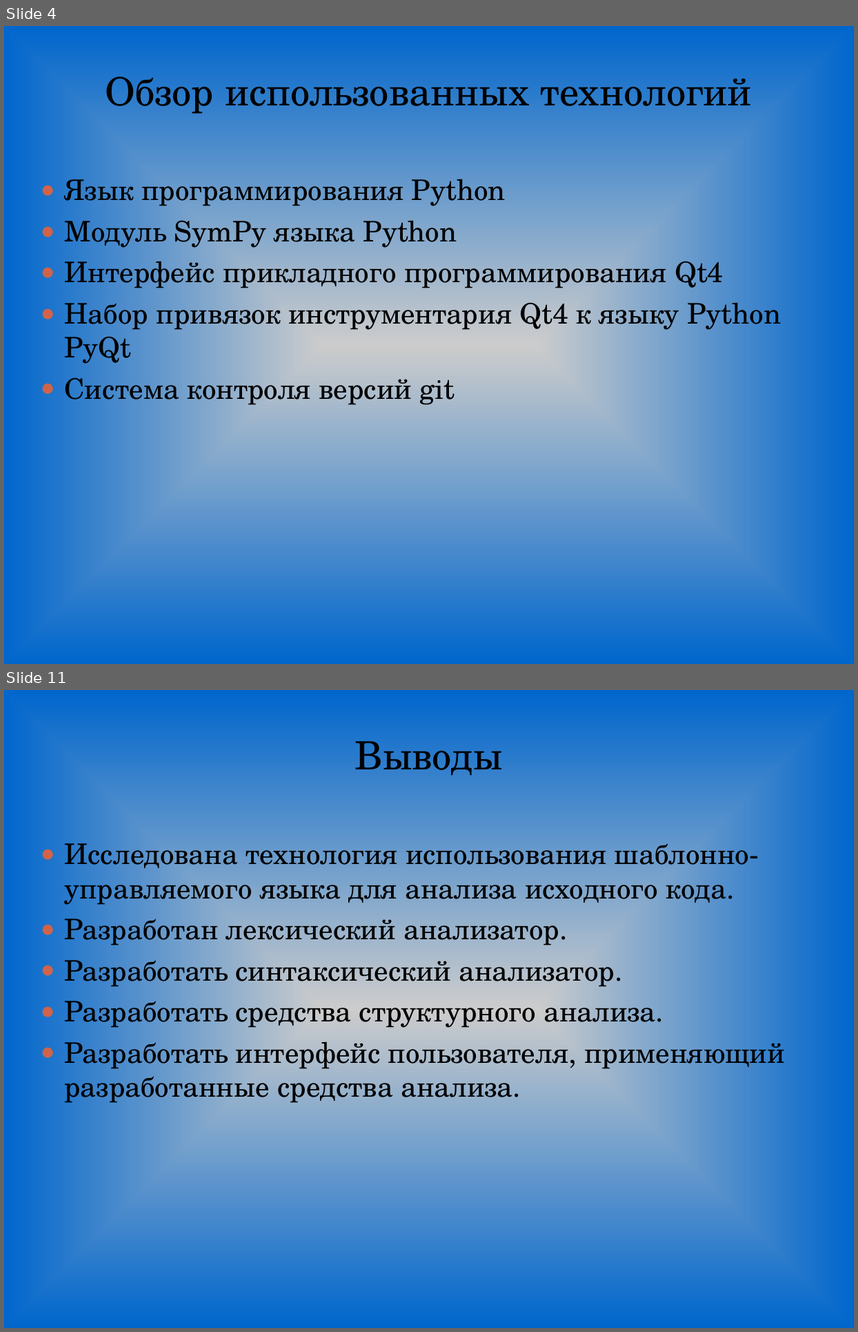
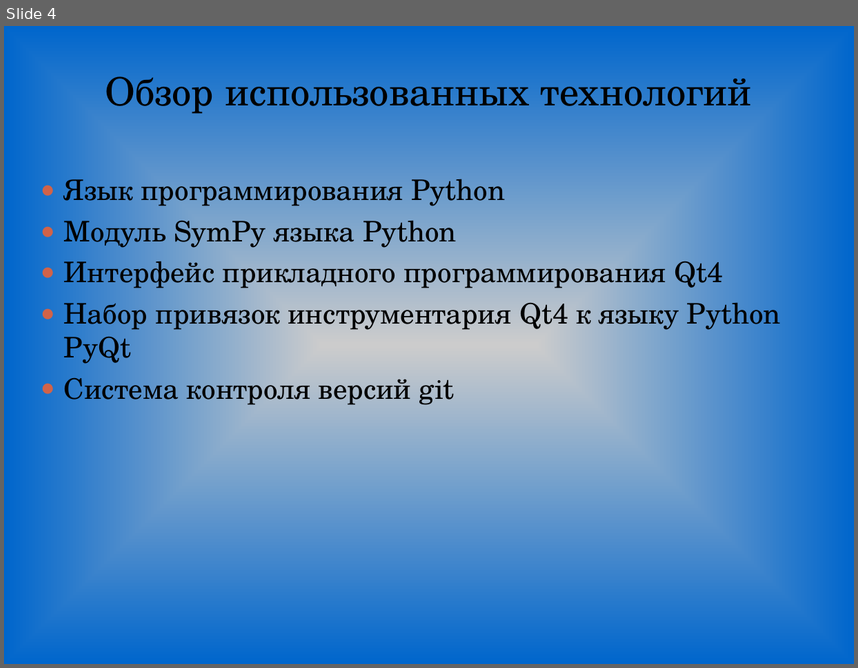
Before and after one commit to Genas2/diplom, a slide deck: TeX/pres.ppt. Shown one above the other, each under a label of ours: slides 4 and 11 before the commit, slide 4 after it; the slides between them are not shown. The pictures are 858x1332 and 858x668 pixels, drawn with LibreOffice and Linux fonts; fonts in the diff are those of the drawing. Boxes give left, top, right and bottom in pixels: in the first picture for what was removed or moved away, otherwise in the second. Text is boxed around its words. In the diff, an @@ line names an element or a change of style, - is before the commit and + after.

```diff
--- a/TeX/pres.ppt
+++ b/TeX/pres.ppt
@@ slide 11 removed at (x1=4, y1=690, x2=854, y2=1328), background gradient #CCCCCC to #0066CC @@
@@ text removed at (x1=355, y1=741, x2=502, y2=776) @@
-Выводы
@@ text removed at (x1=64, y1=836, x2=785, y2=1105) @@
-● Исследована технология использования шаблонно-управляемого языка для анализа исходного кода.
-● Разработан лексический анализатор.
-● Разработать синтаксический анализатор.
-● Разработать средства структурного анализа.
-● Разработать интерфейс пользователя, применяющий разработанные средства анализа.
```
Also in this commit, not shown: 1 slide changed, 7 slides added, 6 other slides removed, 24 other files.
